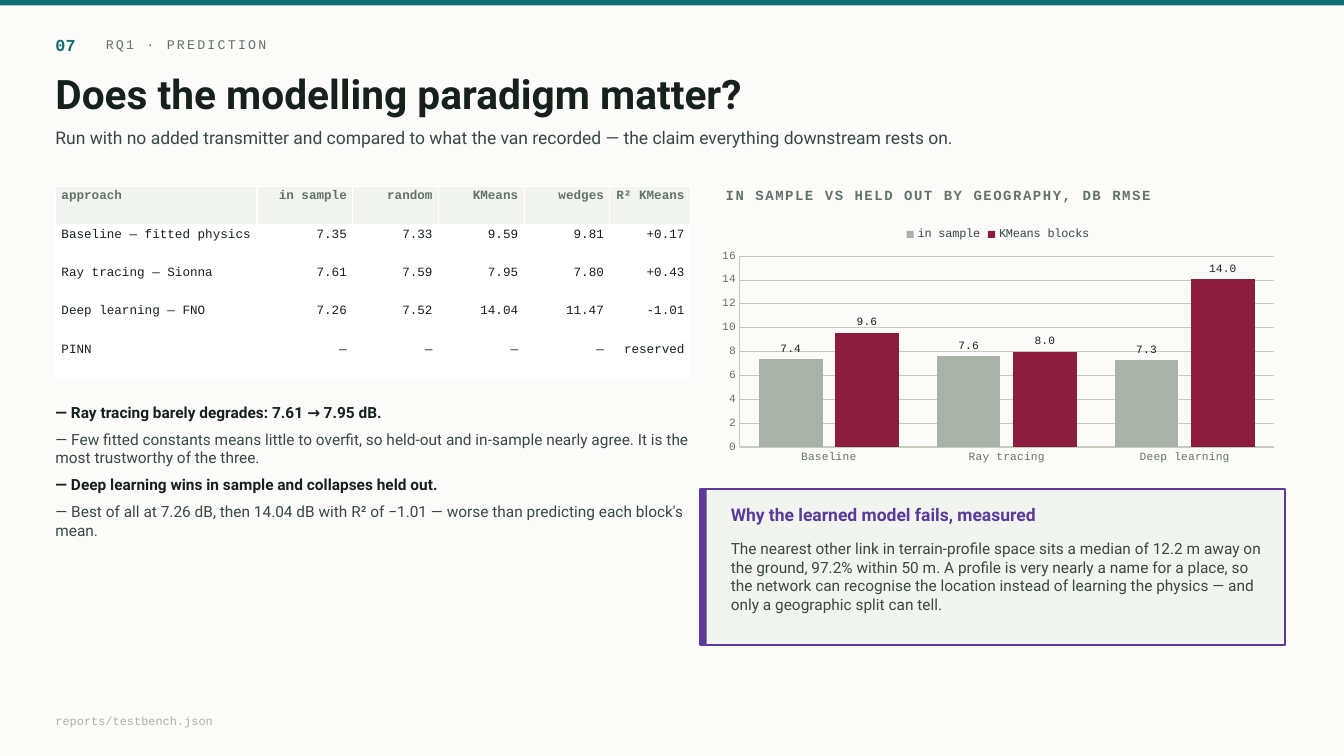
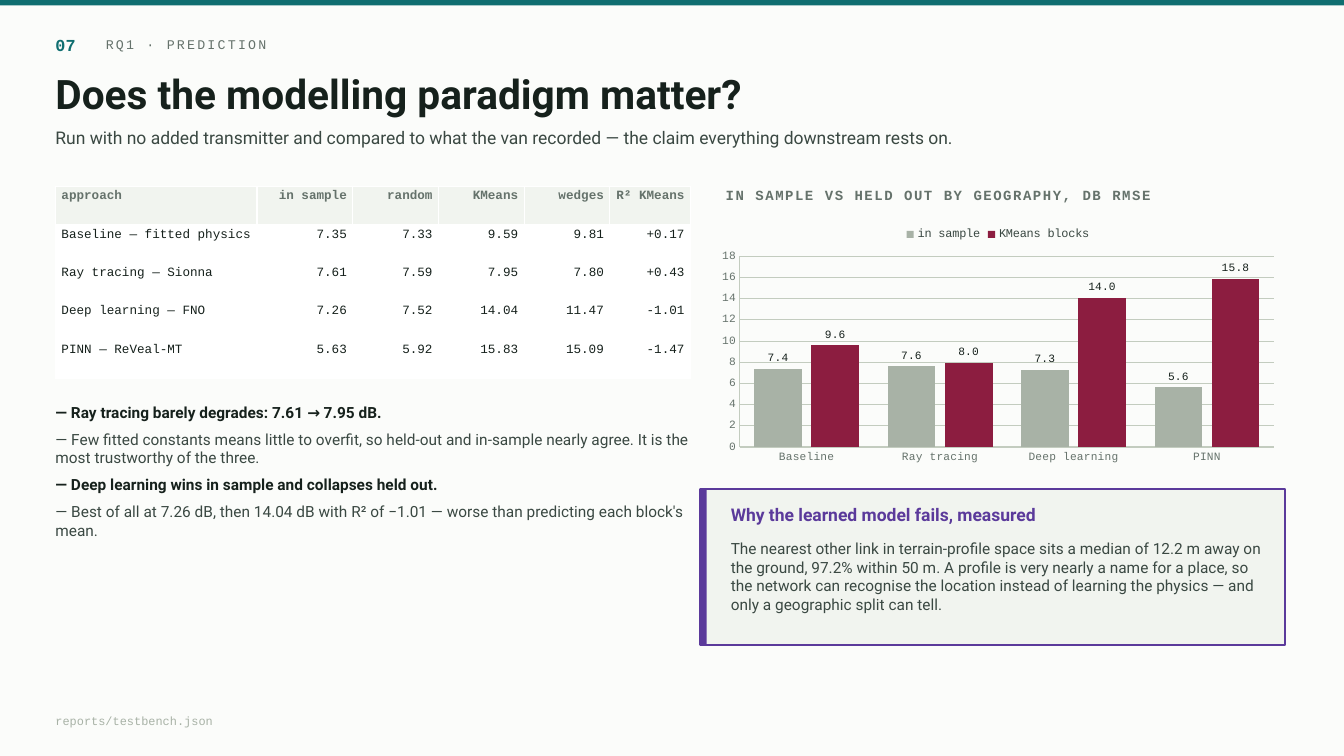
Before and after one commit to mtang724/arathon-c03-rural-infrastructure-placement, a slide deck: slide 7 of ARA_Challenge3.pptx. Drawn at 1344x756 pixels with LibreOffice and Linux fonts; fonts in the diff are those of the drawing. Boxes give left, top, right and bottom in pixels: in the first picture for what was removed or moved away, otherwise in the second. Text is boxed around its words. In the diff, an @@ line names an element or a change of style, - is before the commit and + after.

Commit message:
Fold the PINN into the deck; merge any approach's own bench output instead of copying numbers
pinn-approach landed with its results in reports/backtest_pinn.json rather than
in the shared reports/testbench.json, because an approach that benchmarks itself
writes its own file. The deck now merges reports/backtest_*.json alongside the
shared report, so a collaborator's run appears without anyone transcribing
figures out of a README -- which is how a deck starts drifting from the models it
describes.

All four approaches now carry measured rows:

  Baseline (fitted physics)   7.35   7.33    9.59    9.81   R2 +0.17
  Ray tracing (Sionna)        7.61   7.59    7.95    7.80   R2 +0.43
  Deep learning (FNO)         7.26   7.52   14.04   11.47   R2 -1.01
  PINN (ReVeal-MT)            5.63   5.92   15.83   15.09   R2 -1.47

The PINN slot is no longer reserved, and its row makes the deck's central point
better than the FNO alone could. Two neural models arrived independently, from
completely different architectures -- a 1-D operator over terrain profiles and a
physics-informed network over position -- and both show the same signature: best
in sample, last on geography. One such result is a curiosity; two is a finding
about the dataset.

Both also sit below the base rate on the service classifier, which is the same
weakness the fitted physics has and neither neural model repairs.

```diff
--- a/ARA_Challenge3.pptx
+++ b/ARA_Challenge3.pptx
@@ table at [55,187,691,378] @@
-row 5: PINN | — | — | — | — | reserved
+row 5: PINN — ReVeal-MT | 5.63 | 5.92 | 15.83 | 15.09 | -1.47
@@ column chart at [711,217,1286,469] @@
-categories: Baseline, Ray tracing, Deep learning
+categories: Baseline, Ray tracing, Deep learning, PINN
-in sample: 7.3, 7.6, 7.3
+in sample: 7.3, 7.6, 7.3, 5.6
-KMeans blocks: 9.6, 8, 14
+KMeans blocks: 9.6, 8, 14, 15.8
```
Also in this commit, not shown: 1 other file.
